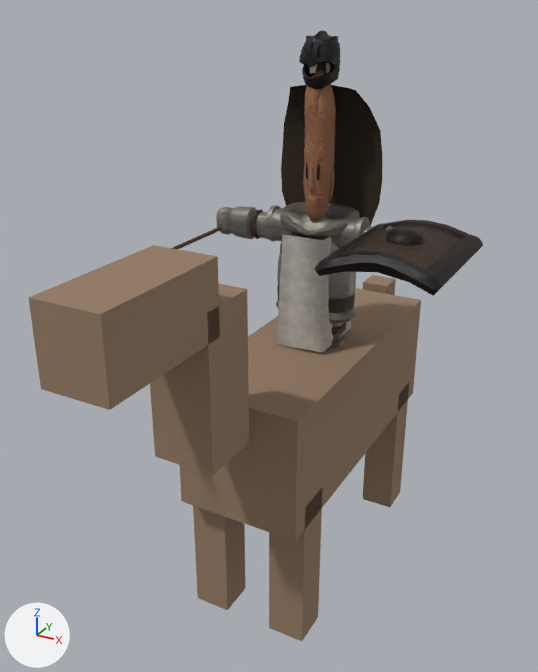
An edit to the glTF model csharp/Unciv.Godot/Packs/units/models/unit/Lancer.glb, drawn before and after from the same camera.
Rendered twice from a 50 mm camera at (0.487, -1.042, 0.927) aimed at (-0.011, -0.138, 0.475). The axes (+X, +Y, +Z) are drawn at lower left. The lights are the same throughout. The picture after the commit comes second.

The older version as bpy lines, for what is in view:
```python
ob_horsemesh = bpy.data.objects.new('HorseMesh', me_horse)
ob_horsemesh.location = (0.0, 0.0, 0.0)
ob_knight_cape = bpy.data.objects.new('Knight_Cape', me_mesh_knight_cape)
ob_knight_cape.location = (0.0, 0.0, 0.822)
ob_knight_cape.scale = (0.181, 0.121, 0.201)
ob_knight_helmet = bpy.data.objects.new('Knight_Helmet', me_mesh_knight_helmet)
ob_knight_helmet.location = (0.0, 0.0, 0.826)
ob_knight_helmet.scale = (0.0502, 0.0542, 0.0583)
ob_rectangle_shield = bpy.data.objects.new('Rectangle_Shield', me_mesh_rectangle_shield)
ob_rectangle_shield.location = (0.17, -0.08, 0.621)
ob_rectangle_shield.rotation_euler = (-1.571, 0.0, -3.142)  # degrees (-90, 0, -180)
ob_rectangle_shield.scale = (0.191, 0.191, 0.191)
ob_spear = bpy.data.objects.new('Spear', me_mesh_spear)
ob_spear.location = (-0.17, -0.083, 0.591)
ob_spear.rotation_euler = (1.571, 0.0, 0.0)  # degrees (90, 0, 0)
ob_spear.scale = (0.201, 0.201, 0.201)
ob_warrior = bpy.data.objects.new('Warrior', me_mesh_skinned)
ob_warrior.location = (0.0, 0.0, 0.38)
ob_warrior.scale = (0.201, 0.201, 0.201)
```
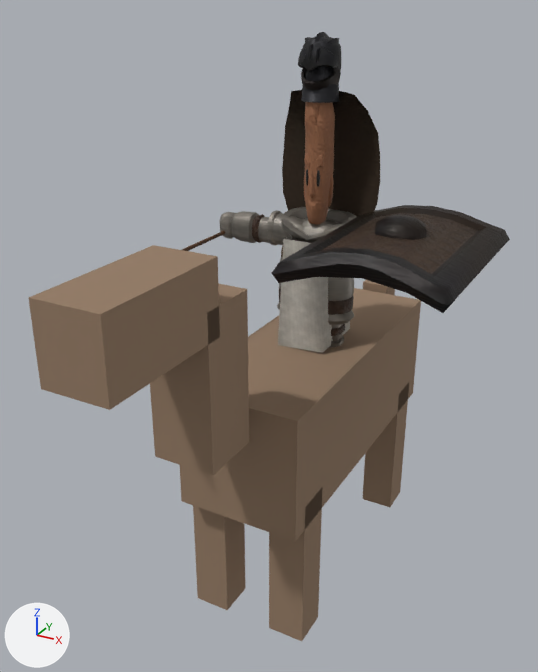
Pixel boxes (x1, y1, x2, y2) of what changed, in the pictures (538 x 672 px):
'Warrior', rescaled
    before: (216, 63, 392, 353)
    after: (220, 66, 356, 353)
'Rectangle_Shield', moved, rescaled (41% wider, 42% taller)
    before: (315, 220, 483, 296)
    after: (272, 205, 510, 313)
'Knight_Cape', moved, rescaled (10% shorter)
    before: (281, 84, 382, 226)
    after: (282, 90, 380, 217)
'Knight_Helmet', moved, rescaled
    before: (299, 30, 340, 89)
    after: (298, 32, 341, 90)
'Spear', moved (mostly hidden)
    before: (172, 226, 222, 249)
    after: (182, 231, 225, 251)

The change in detail:
Object 'Warrior' (ob_warrior) is rescaled from (0.201, 0.201, 0.201) to (0.194, 0.194, 0.194).
Object 'Rectangle_Shield' (ob_rectangle_shield) moves from (0.17, -0.08, 0.621) to (0.164, -0.082, 0.626).
Object 'Rectangle_Shield' (ob_rectangle_shield) is rescaled from (0.191, 0.191, 0.191) to (0.268, 0.268, 0.268).
Object 'Spear' (ob_spear) moves from (-0.17, -0.083, 0.591) to (-0.164, -0.084, 0.584).
Object 'Knight_Helmet' (ob_knight_helmet) moves from (0.0, 0.0, 0.826) to (0.0, 0.0, 0.819).
Object 'Knight_Helmet' (ob_knight_helmet) is rescaled from (0.0502, 0.0542, 0.0583) to (0.0535, 0.0577, 0.062).
Object 'Knight_Cape' (ob_knight_cape) moves from (0.0, 0.0, 0.822) to (0.0, 0.0, 0.816).
Object 'Knight_Cape' (ob_knight_cape) is rescaled from (0.181, 0.121, 0.201) to (0.175, 0.117, 0.194).
